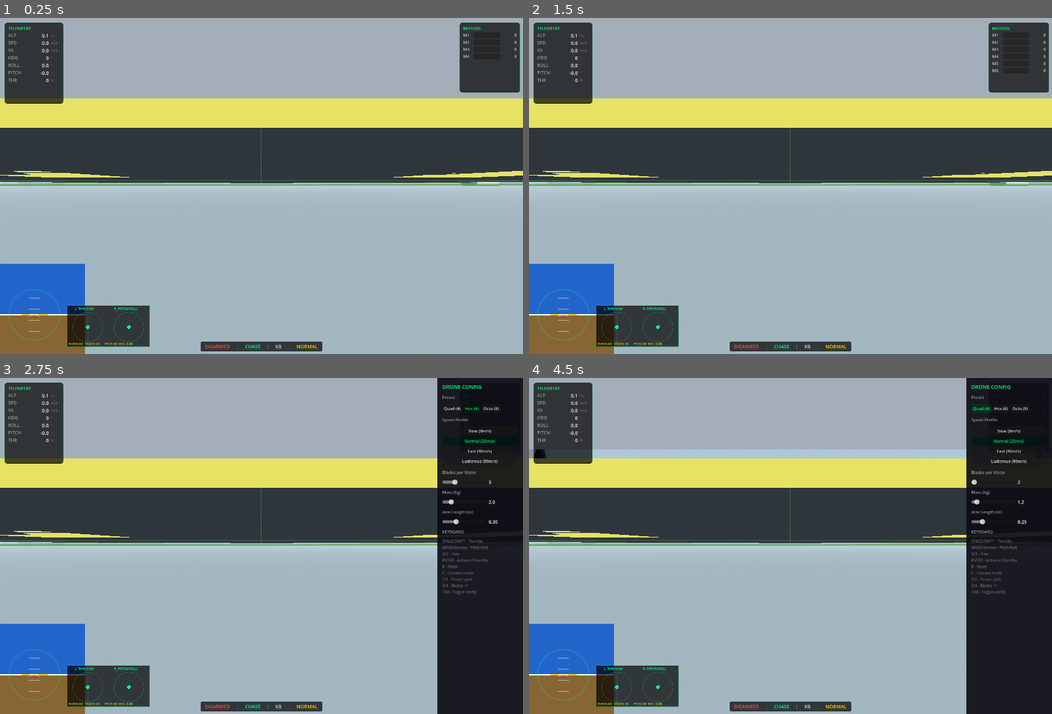
Above: before the commit, frames 1-4 (two rows, left to right).
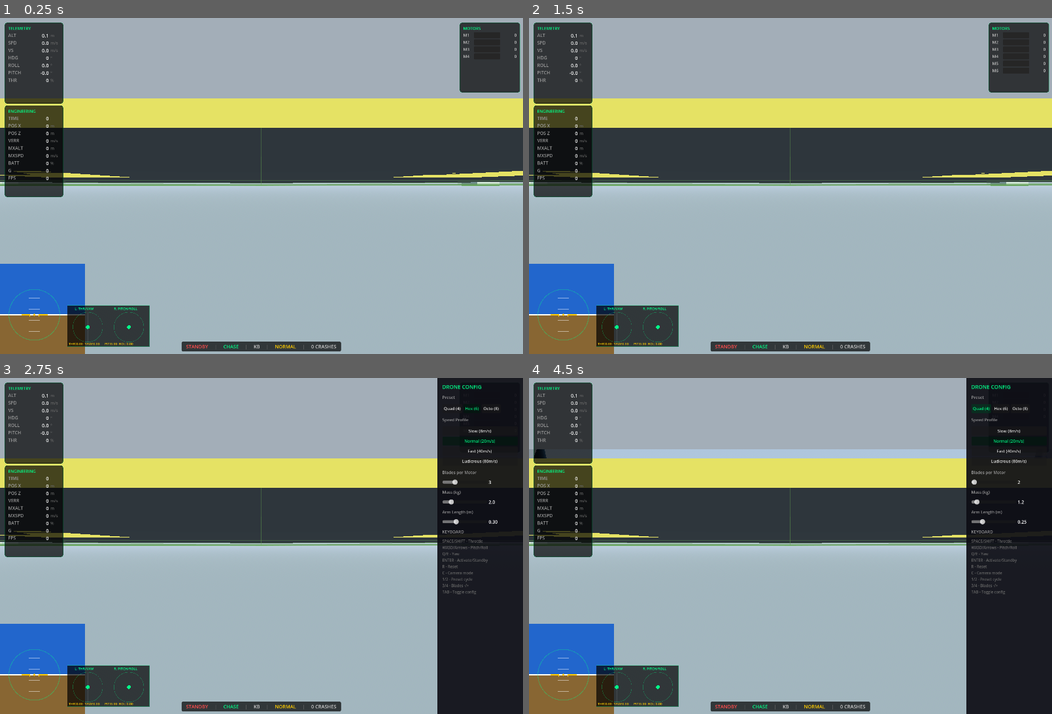
Above: after the commit, the same moments.

Repository: travisdetert/openkb-drone-godot
Game: Godot game, scene res://scenes/main.tscn
Same seed, same stepped clock (60 frames per second), same inputs: the game is played once before the commit and once after it.
Inputs (mouse positions are in pixels of both pictures, inside the frame that each line leads up to):
- Up to frame 1 (0.25 s): no input
- Up to frame 2 (1.5 s): tap Enter (activate_toggle) at 0.5 s; move the mouse to (905, 169) at 0.52 s; hold 4 (blade_right) 0.53-1.25 s; hold Enter (activate_toggle) 0.53-1.25 s; click (905, 169) at 0.67 s; tap 1 (preset_up) at 1.25 s; drag from (685, 202) to (764, 253) at 1.27 s
- Up to frame 3 (2.75 s): tap R (reset_position) at 2 s; move the mouse to (313, 472) at 2.02 s; hold 4 (blade_right) from 2.03 s (still down); hold Tab (toggle_config) from 2.03 s (still down)
- Up to frame 4 (4.5 s): release 4 (blade_right) at 2.75 s; release Tab (toggle_config) at 2.75 s; click "Normal (20m/s)" at 2.75 s; click "Normal (20m/s)" at 3.5 s; click "Quad (4)" at 4.25 s

The runs differ from the first frame. In frame 1, 3.4% of the frame differs, in the area x 0-66%, y 26-100%; in frame 2, 3.4%; in frame 3, 3.4%; in frame 4, 3.4%.
Error in both runs: Invalid access to property or key 'armed' on a base object of type 'Node3D (DroneController)'. (res://scripts/main.gd:135)

Commit message:
Add engineering panel, crash HUD, and proximity warning to UI
New engineering panel shows flight time, position, vspeed error,
max altitude/speed, battery percentage, g-force, and FPS.
Crash overlay displays impact speed and obstacle type at screen
center. Proximity warning label at top of screen. Status bar
updated with crash counter and FPV tilt angle display.

Co-Authored-By: Claude Opus 4.6 <noreply@anthropic.com>

Diff:
--- /dev/null
+++ b/scripts/ui/engineering_panel.gd
@@ -0,0 +1,133 @@
+class_name EngineeringPanel
+extends PanelContainer
+
+var _time_value: Label
+var _pos_x_value: Label
+var _pos_z_value: Label
+var _verr_value: Label
+var _mxalt_value: Label
+var _mxspd_value: Label
+var _batt_value: Label
+var _g_value: Label
+var _fps_value: Label
+
+func _init() -> void:
+	name = "EngineeringPanel"
+	set_anchors_preset(Control.PRESET_TOP_LEFT)
+	offset_left = 12
+	offset_top = 234
+	offset_right = 170
+	offset_bottom = 480
+
+	var style := StyleBoxFlat.new()
+	style.bg_color = Color(0, 0, 0, 0.7)
+	style.corner_radius_top_left = 6
+	style.corner_radius_top_right = 6
+	style.corner_radius_bottom_left = 6
+	style.corner_radius_bottom_right = 6
+	style.content_margin_left = 10
+	style.content_margin_right = 10
+	style.content_margin_top = 8
+	style.content_margin_bottom = 8
+	style.border_color = Color(0, 1, 0.533, 0.3)
+	style.border_width_left = 1
+	style.border_width_right = 1
+	style.border_width_top = 1
+	style.border_width_bottom = 1
+	add_theme_stylebox_override("panel", style)
+
+	var vbox := VBoxContainer.new()
+	vbox.add_theme_constant_override("separation", 2)
+
+	var title := Label.new()
+	title.text = "ENGINEERING"
+	title.add_theme_font_size_override("font_size", 11)
+	title.add_theme_color_override("font_color", Color(0, 1, 0.533))
+	vbox.add_child(title)
+
+	var rows := [
+		["TIME", ""],
+		["POS X", "m"],
+		["POS Z", "m"],
+		["VERR", "m/s"],
+		["MXALT", "m"],
+		["MXSPD", "m/s"],
+		["BATT", "%"],
+		["G", ""],
+		["FPS", ""],
+	]
+
+	var value_labels: Array[Label] = []
+	for row_data in rows:
+		var hbox := HBoxContainer.new()
+		hbox.add_theme_constant_override("separation", 4)
+
+		var lbl := Label.new()
+		lbl.text = row_data[0]
+		lbl.add_theme_font_size_override("font_size", 12)
+		lbl.add_theme_color_override("font_color", Color(0.6, 0.6, 0.6))
+		lbl.custom_minimum_size.x = 50
+		hbox.add_child(lbl)
+
+		var val := Label.new()
+		val.text = "0"
+		val.add_theme_font_size_override("font_size", 13)
+		val.add_theme_color_override("font_color", Color(1, 1, 1))
+		val.custom_minimum_size.x = 55
+		val.horizontal_alignment = HORIZONTAL_ALIGNMENT_RIGHT
+		hbox.add_child(val)
+
+		var unit := Label.new()
+		unit.text = row_data[1]
+		unit.add_theme_font_size_override("font_size", 11)
+		unit.add_theme_color_override("font_color", Color(0.4, 0.4, 0.4))
+		hbox.add_child(unit)
+
+		vbox.add_child(hbox)
+		value_labels.append(val)
+
+	_time_value = value_labels[0]
+	_pos_x_value = value_labels[1]
+	_pos_z_value = value_labels[2]
+	_verr_value = value_labels[3]
+	_mxalt_value = value_labels[4]
+	_mxspd_value = value_labels[5]
+	_batt_value = value_labels[6]
+	_g_value = value_labels[7]
+	_fps_value = value_labels[8]
+
+	add_child(vbox)
+
+func update_engineering(data: Dictionary) -> void:
+	# TIME — M:SS format
+	var flight_time: float = data.get("flight_time", 0.0)
+	var minutes := int(flight_time) / 60
+	var seconds := int(flight_time) % 60
+	_time_value.text = "%d:%02d" % [minutes, seconds]
+
+	# POS X/Z
+	_pos_x_value.text = "%.1f" % data.get("pos_x", 0.0)
+	_pos_z_value.text = "%.1f" % data.get("pos_z", 0.0)
+
+	# VERR
+	_verr_value.text = "%.2f" % data.get("vspeed_error", 0.0)
+
+	# MXALT / MXSPD
+	_mxalt_value.text = "%.1f" % data.get("max_alt", 0.0)
+	_mxspd_value.text = "%.1f" % data.get("max_speed", 0.0)
+
+	# BATT — color-coded
+	var batt_pct: float = data.get("battery_pct", 100.0)
+	_batt_value.text = "%.0f" % batt_pct
+	if batt_pct > 50.0:
+		_batt_value.add_theme_color_override("font_color", Color(0.0, 1.0, 0.533))
+	elif batt_pct > 20.0:
+		_batt_value.add_theme_color_override("font_color", Color(1.0, 0.8, 0.0))
+	else:
+		_batt_value.add_theme_color_override("font_color", Color(1.0, 0.3, 0.3))
+
+	# G-force
+	_g_value.text = "%.2f" % data.get("g_force", 1.0)
+
+	# FPS
+	_fps_value.text = "%.0f" % data.get("fps", 0.0)
--- a/scripts/ui/hud.gd
+++ b/scripts/ui/hud.gd
@@ -1,15 +1,20 @@
 extends CanvasLayer
 
 var telemetry_panel: TelemetryPanel
+var engineering_panel: EngineeringPanel
 var motor_panel: MotorPanel
 var attitude_indicator: AttitudeIndicator
 var stick_display: StickDisplay
 var config_panel_ui: ConfigPanelUI
 
-var status_armed_label: Label
+var status_active_label: Label
 var status_camera_label: Label
 var status_input_label: Label
 var status_speed_label: Label
+var status_crash_label: Label
+
+var _crash_overlay: Label
+var _proximity_label: Label
 
 signal config_changed(config: DroneConfig)
 
@@ -24,6 +29,10 @@
 	telemetry_panel = TelemetryPanel.new()
 	add_child(telemetry_panel)
 
+	# Engineering panel (below telemetry)
+	engineering_panel = EngineeringPanel.new()
+	add_child(engineering_panel)
+
 	# Motor panel (top-right)
 	motor_panel = MotorPanel.new()
 	add_child(motor_panel)
@@ -43,6 +52,29 @@
 	config_panel_ui = ConfigPanelUI.new()
 	config_panel_ui.config_changed.connect(func(c: DroneConfig): config_changed.emit(c))
 	add_child(config_panel_ui)
+
+	# Crash overlay (centered)
+	_crash_overlay = Label.new()
+	_crash_overlay.name = "CrashOverlay"
+	_crash_overlay.horizontal_alignment = HORIZONTAL_ALIGNMENT_CENTER
+	_crash_overlay.vertical_alignment = VERTICAL_ALIGNMENT_CENTER
+	_crash_overlay.set_anchors_preset(Control.PRESET_CENTER)
+	_crash_overlay.add_theme_font_size_override("font_size", 24)
+	_crash_overlay.add_theme_color_override("font_color", Color(1.0, 0.2, 0.2))
+	_crash_overlay.visible = false
+	add_child(_crash_overlay)
+
+	# Proximity warning (top-center)
+	_proximity_label = Label.new()
+	_proximity_label.name = "ProximityWarning"
+	_proximity_label.text = "! PROXIMITY !"
+	_proximity_label.horizontal_alignment = HORIZONTAL_ALIGNMENT_CENTER
+	_proximity_label.set_anchors_preset(Control.PRESET_CENTER_TOP)
+	_proximity_label.offset_top = 40
+	_proximity_label.add_theme_font_size_override("font_size", 20)
+	_proximity_label.add_theme_color_override("font_color", Color(1.0, 0.9, 0.0))
+	_proximity_label.visible = false
+	add_child(_proximity_label)
 
 func _build_status_bar() -> void:
 	var bar := HBoxContainer.new()
@@ -69,8 +101,8 @@
 	var hbox := HBoxContainer.new()
 	hbox.add_theme_constant_override("separation", 16)
 
-	status_armed_label = _make_label("DISARMED", Color(1, 0.3, 0.3))
-	hbox.add_child(status_armed_label)
+	status_active_label = _make_label("STANDBY", Color(1, 0.3, 0.3))
+	hbox.add_child(status_active_label)
 
 	hbox.add_child(_make_separator())
 
@@ -86,6 +118,11 @@
 
 	status_speed_label = _make_label("NORMAL", Color(1.0, 0.8, 0.0))
 	hbox.add_child(status_speed_label)
+
+	hbox.add_child(_make_separator())
+
+	status_crash_label = _make_label("0 CRASHES", Color(0.8, 0.8, 0.8))
+	hbox.add_child(status_crash_label)
 
 	bg.add_child(hbox)
 
@@ -111,13 +148,16 @@
 	sep.add_theme_color_override("font_color", Color(0.4, 0.4, 0.4))
 	return sep
 
-func update_status(armed: bool, camera_mode: String, input_source: String, speed_name: String) -> void:
-	if status_armed_label:
-		status_armed_label.text = "ARMED" if armed else "DISARMED"
-		status_armed_label.add_theme_color_override("font_color",
-			Color(0.0, 1.0, 0.533) if armed else Color(1.0, 0.3, 0.3))
+func update_status(active: bool, camera_mode: String, input_source: String, speed_name: String, cam_tilt_deg: float = -1.0) -> void:
+	if status_active_label:
+		status_active_label.text = "READY" if active else "STANDBY"
+		status_active_label.add_theme_color_override("font_color",
+			Color(0.0, 1.0, 0.533) if active else Color(1.0, 0.3, 0.3))
 	if status_camera_label:
-		status_camera_label.text = camera_mode
+		if cam_tilt_deg >= 0.0:
+			status_camera_label.text = "%s %d°" % [camera_mode, int(cam_tilt_deg)]
+		else:
+			status_camera_label.text = camera_mode
 	if status_input_label:
 		status_input_label.text = input_source
 		# Highlight ESP32 input in cyan
@@ -143,3 +183,25 @@
 func select_speed(index: int) -> void:
 	if config_panel_ui:
 		config_panel_ui.select_speed(index)
+
+func update_crash_count(count: int) -> void:
+	if status_crash_label:
+		status_crash_label.text = "%d CRASHES" % count if count != 1 else "1 CRASH"
+		status_crash_label.add_theme_color_override("font_color",
+			Color(1.0, 0.3, 0.3) if count > 0 else Color(0.8, 0.8, 0.8))
+
+func show_crash(speed: float, obstacle_type: String = "") -> void:
+	if _crash_overlay:
+		var text := "CRASHED @ %.1f m/s" % speed
+		if obstacle_type != "" and obstacle_type != "unknown":
+			text += "\n[%s]" % obstacle_type.to_upper()
+		_crash_overlay.text = text
+		_crash_overlay.visible = true
+
+func hide_crash() -> void:
+	if _crash_overlay:
+		_crash_overlay.visible = false
+
+func update_proximity(is_close: bool) -> void:
+	if _proximity_label:
+		_proximity_label.visible = is_close
Not shown, added: scripts/ui/engineering_panel.gd.uid
